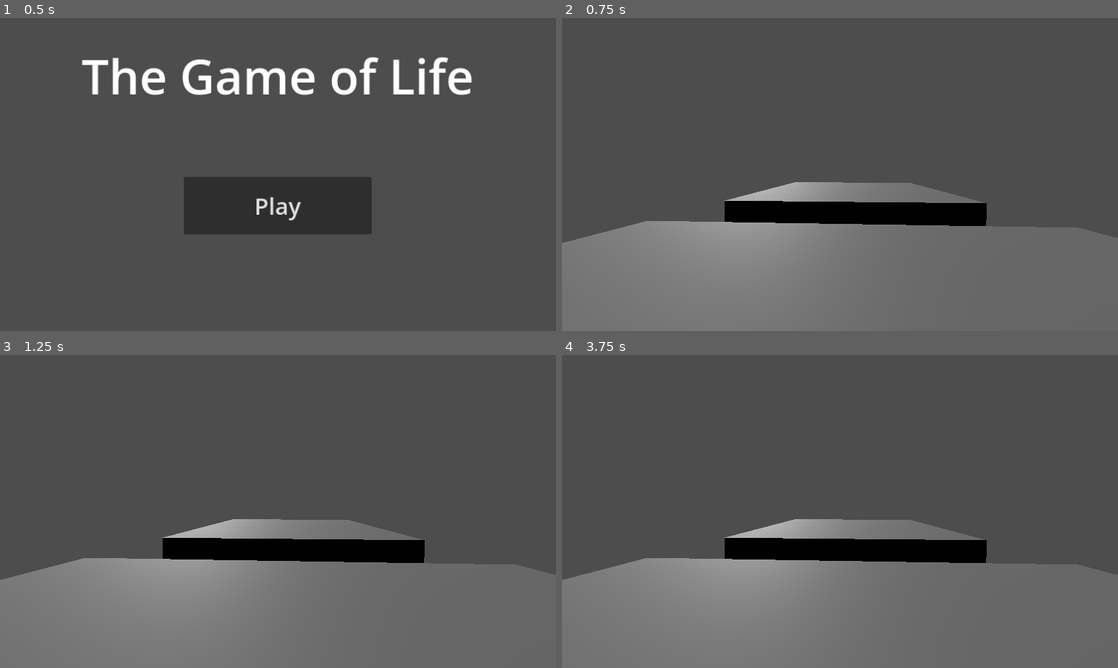
Above: before the commit, frames 1-4 (two rows, left to right).
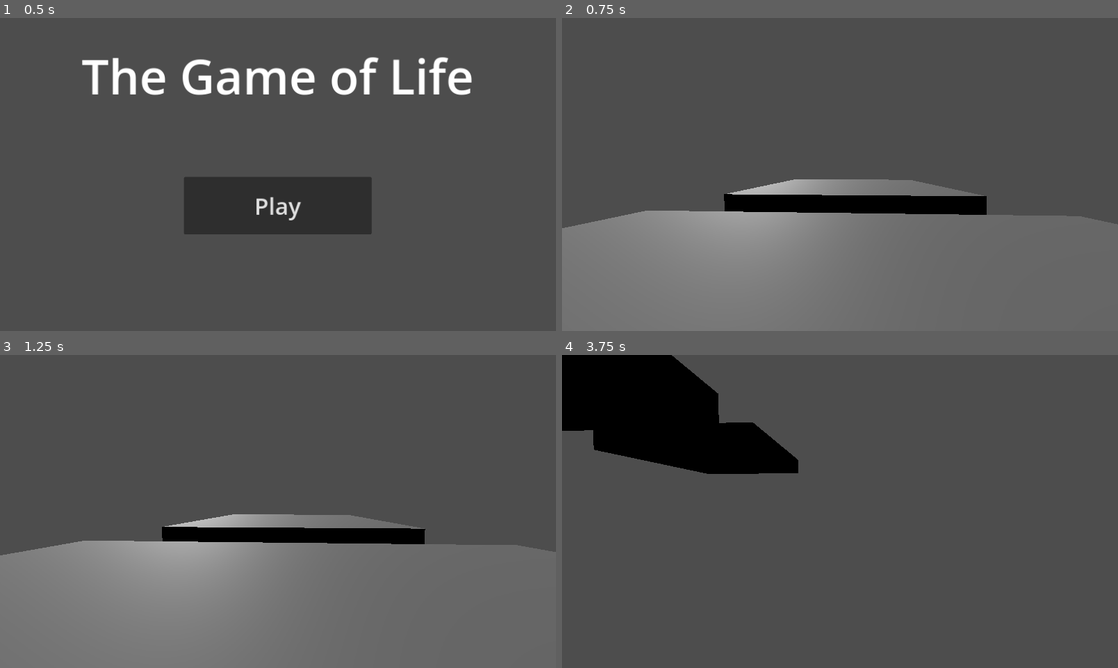
Above: after the commit, the same moments.

Repository: OliverLazar/game-of-life
Game: Godot game, scene res://Scenes/Main Menu.tscn
Same seed, same stepped clock (60 frames per second), same inputs: the game is played once before the commit and once after it.
Inputs:
- Up to frame 1 (0.5 s): no input
- Up to frame 2 (0.75 s): click "Play" at 0.5 s
- Up to frame 3 (1.25 s): no input
- Up to frame 4 (3.75 s): tap Enter (ui_accept) at 1.25, 1.52, 2.27 s; hold Right (ui_right) 1.28-2.03 s; hold Down (ui_down) 2.03-2.78 s; hold Right (ui_right) 2.78-3.53 s; hold Up (ui_up) from 3.53 s (still down)

Frame 1 is identical in both runs. In frame 2, 5.2% of the frame differs, in the area x 0-100%, y 51-72%; in frame 3, 8.5%; in frame 4, 49%, in the area x 0-100%, y 0-100%.

Commit message:
reattached scripts

Diff:
--- a/Scenes/movement_test.tscn
+++ b/Scenes/movement_test.tscn
@@ -1,4 +1,6 @@
-[gd_scene load_steps=3 format=3 uid="uid://bt66pve6kwlvi"]
+[gd_scene load_steps=4 format=3 uid="uid://bt66pve6kwlvi"]
+
+[ext_resource type="Script" path="res://Scripts/movement_test/movement.gd" id="1_qbwnk"]
 
 [sub_resource type="SphereShape3D" id="SphereShape3D_t4w6x"]
 
@@ -8,6 +10,7 @@
 
 [node name="box" type="CharacterBody3D" parent="."]
 transform = Transform3D(1, 0, 0, 0, 1, 0, 0, 0, 1, 0.013906, 1.18373, 0)
+script = ExtResource("1_qbwnk")
 
 [node name="CSGBox3D" type="CSGBox3D" parent="box"]
 transform = Transform3D(1, 0, 0, 0, 1, 0, 0, 0, 1, -0.0874043, 0.0542967, -0.128033)
